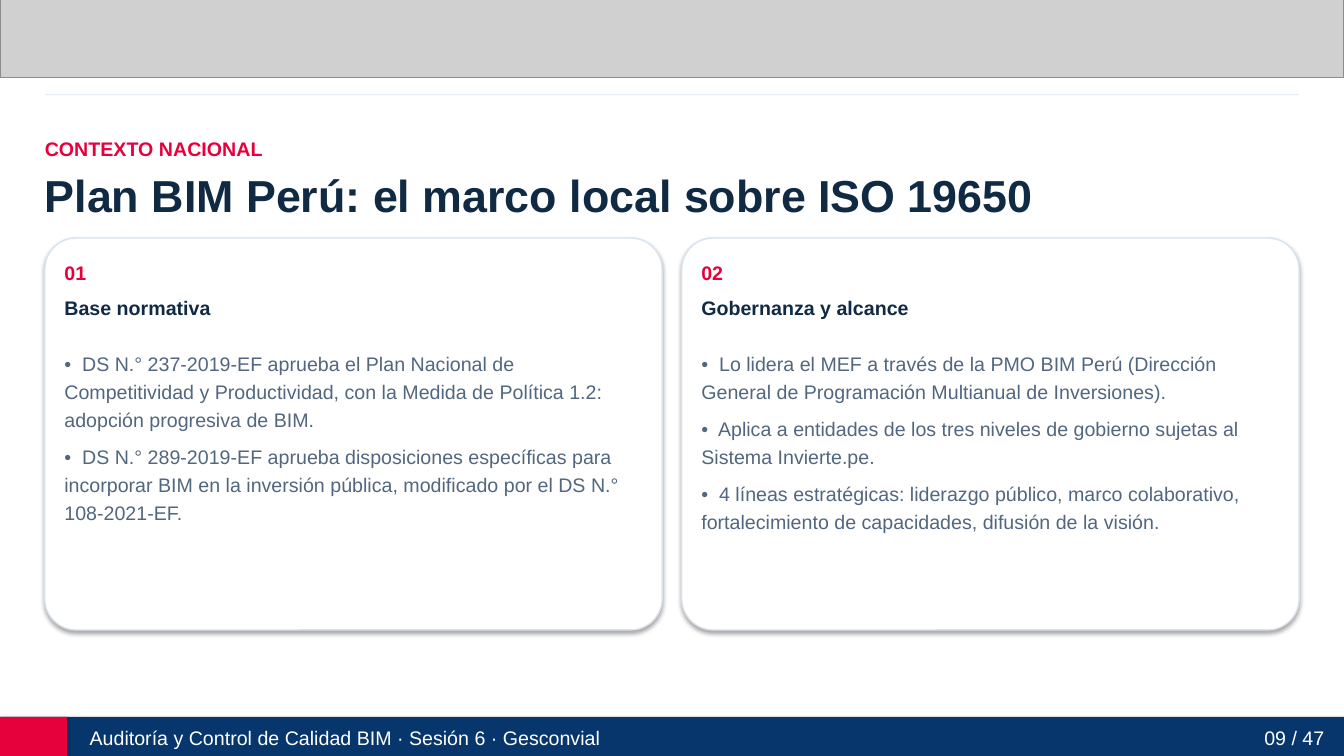
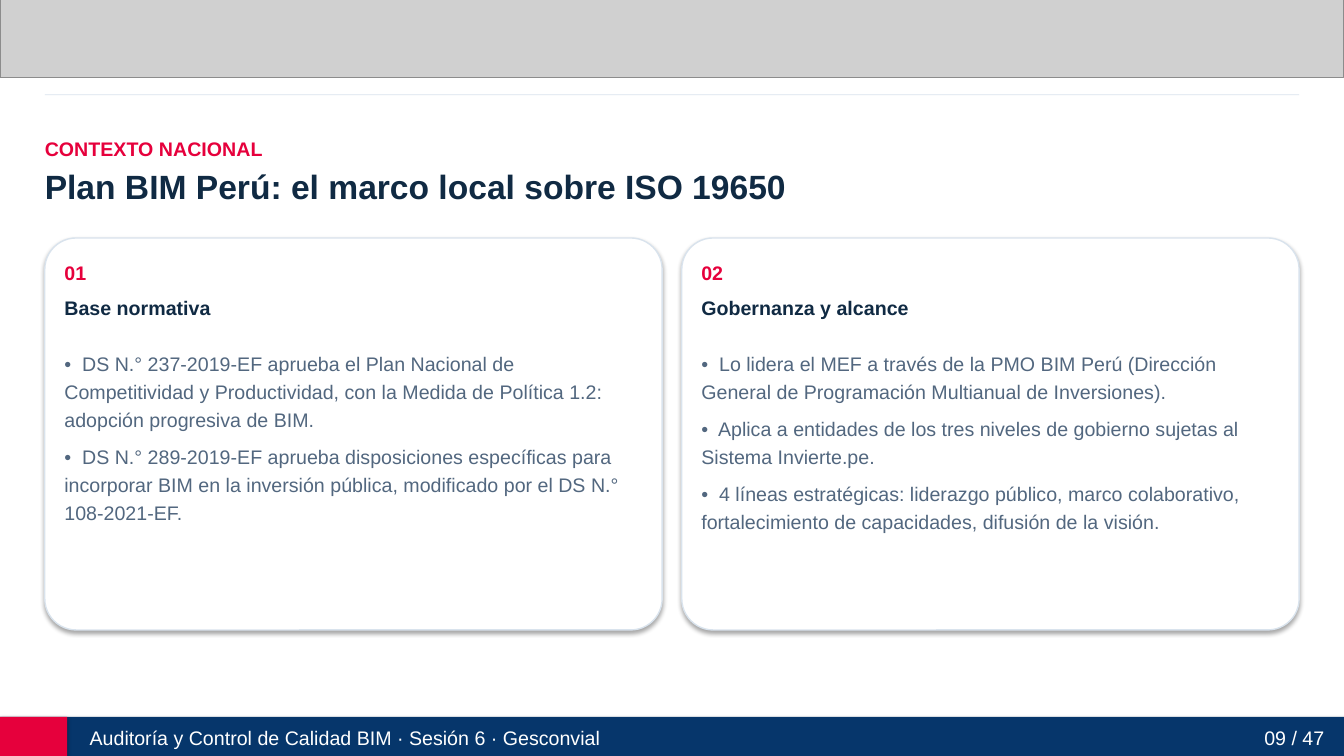
Before and after one commit to manuelzv150-art/auditoria-control-calidad-bim-gesconvial, a slide deck: slide 9 of Auditoria_y_Control_de_Calidad_BIM_Gesconvial_Sesion6.pptx. Drawn at 1344x756 pixels with LibreOffice and Linux fonts; fonts in the diff are those of the drawing; grey boxes stand for pictures. Boxes give left, top, right and bottom in pixels: in the first picture for what was removed or moved away, otherwise in the second. Text is boxed around its words. In the diff, an @@ line names an element or a change of style, - is before the commit and + after.

```diff
--- a/Auditoria_y_Control_de_Calidad_BIM_Gesconvial_Sesion6.pptx
+++ b/Auditoria_y_Control_de_Calidad_BIM_Gesconvial_Sesion6.pptx
@@ text "Plan BIM Perú: el marco ..." at bbox=[45, 174, 785, 200]: size 32 to 24 pt @@
```
Also in this commit, not shown: 38 other slides changed, 39 other files.
